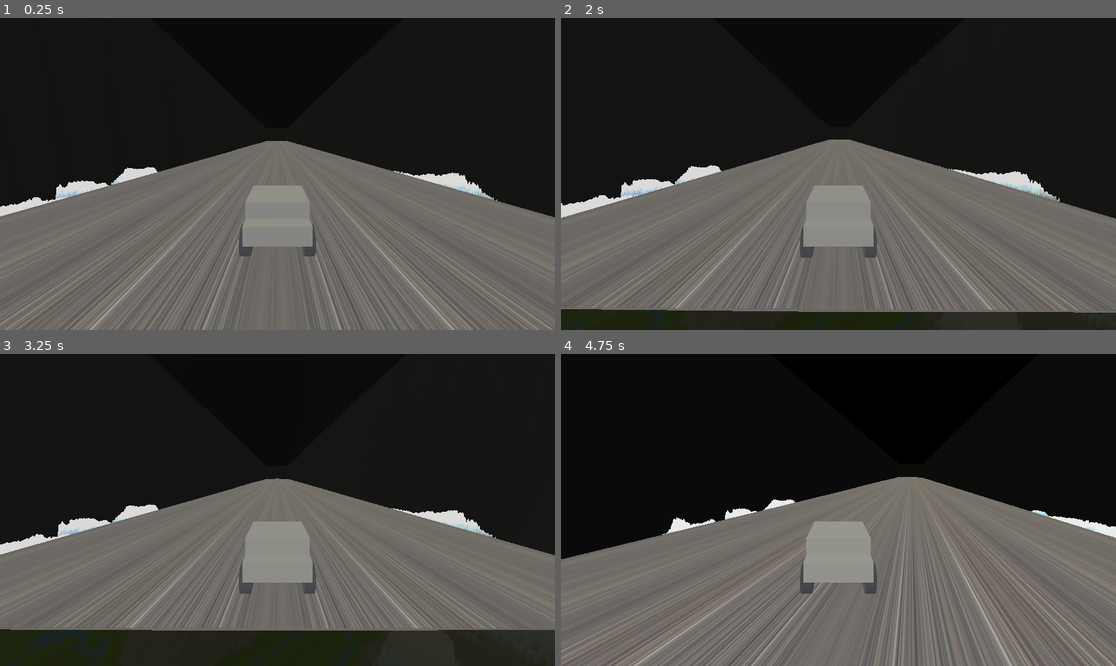
Above: before the commit, frames 1-4 (two rows, left to right).
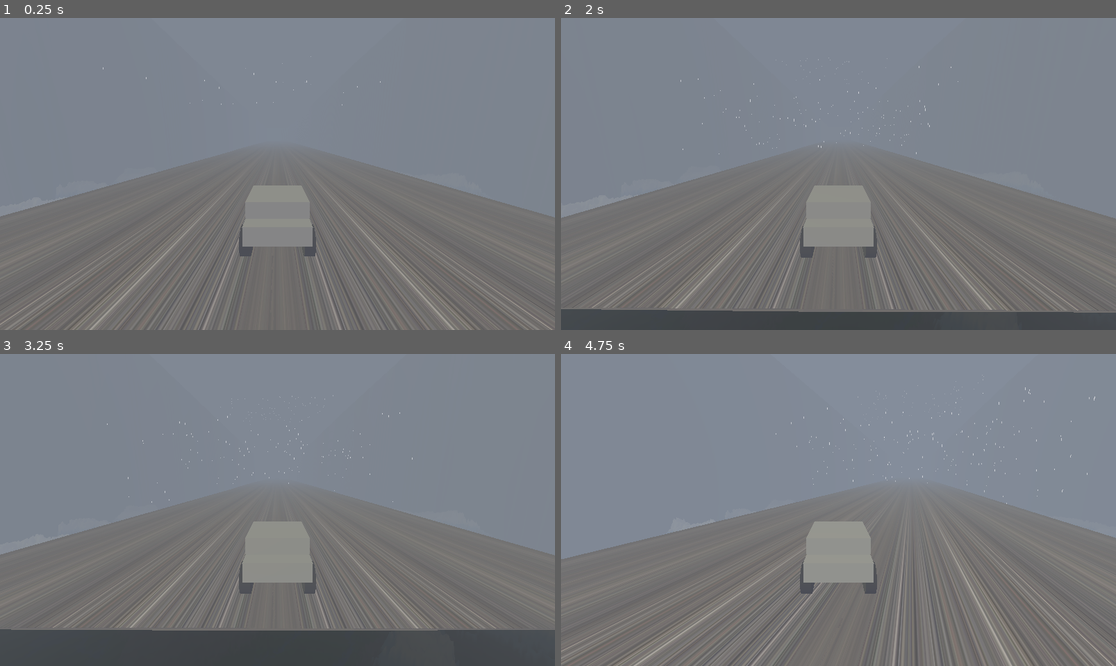
Above: after the commit, the same moments.

Repository: j7ysan/GodotTrackMap
Game: Godot game, scene res://scenes/world.tscn
The game is run twice, just before and just after one commit, with the same random seed, the same clock (stepped at 60 frames per second) and the same inputs.
Inputs (mouse positions are in pixels of both pictures, inside the frame that each line leads up to):
- Up to frame 1 (0.25 s): no input
- Up to frame 2 (2 s): tap Enter (ui_accept) at 0.5, 0.77, 1.52 s; move the mouse to (960, 158) at 0.52 s; hold D (right) 0.53-1.28 s; click (960, 158) at 0.67 s; move the mouse to (727, 189) at 1.27 s; hold S (down) from 1.28 s (still down)
- Up to frame 3 (3.25 s): move the mouse to (333, 441) at 2.02 s; release S (down) at 2.03 s; hold D (right) 2.03-2.78 s; move the mouse to (249, 572) at 2.77 s; hold W (up) from 2.78 s (still down); click (249, 572) at 2.92 s; tap Enter (ui_accept) at 3.02 s
- Up to frame 4 (4.75 s): move the mouse to (1005, 556) at 3.52 s; release W (up) at 3.53 s; hold A (left) from 3.53 s (still down); tap Enter (ui_accept) at 3.77, 4.52 s; move the mouse to (672, 463) at 4.27 s

The runs differ from the first frame. In frame 1, 52% of the frame differs, in the area x 0-100%, y 0-64%; in frame 2, 58%; in frame 3, 64%, in the area x 0-100%, y 0-100%; in frame 4, 52%.

Commit message:
added rain particles
Used GPUParticles3D and GPUParticlesCollisionBox3D

Diff:
--- a/scenes/world.tscn
+++ b/scenes/world.tscn
@@ -44,6 +44,7 @@
 sdfgi_use_occlusion = true
 glow_intensity = 6.39
 glow_hdr_threshold = 0.0
+fog_enabled = true
 
 [sub_resource type="PlaneMesh" id="PlaneMesh_fj7yv"]
 
@@ -86,6 +87,33 @@
 [sub_resource type="BoxShape3D" id="BoxShape3D_71j4m"]
 size = Vector3(1, 27.218872, 390.89642)
 
+[sub_resource type="ParticleProcessMaterial" id="ParticleProcessMaterial_k0juu"]
+emission_shape = 3
+emission_box_extents = Vector3(50, 0.5, 100)
+direction = Vector3(0, -1, 0)
+spread = 5.0
+initial_velocity_min = 5.0
+initial_velocity_max = 5.0
+collision_mode = 1
+collision_friction = 0.0
+collision_bounce = 0.0
+
+[sub_resource type="Curve" id="Curve_71j4m"]
+_limits = [0.0, 0.1, 0.0, 1.0]
+_data = [Vector2(0, 0), 0.0, 0.0, 0, 0, Vector2(1e-05, 0.1), 0.3624392, 0.3624392, 0, 0, Vector2(1, 0), 0.0, 0.0, 0, 0]
+point_count = 3
+
+[sub_resource type="StandardMaterial3D" id="StandardMaterial3D_qfnet"]
+transparency = 1
+cull_mode = 2
+shading_mode = 0
+vertex_color_use_as_albedo = true
+use_particle_trails = true
+
+[sub_resource type="RibbonTrailMesh" id="RibbonTrailMesh_i7141"]
+material = SubResource("StandardMaterial3D_qfnet")
+curve = SubResource("Curve_71j4m")
+
 [node name="World" type="Node3D"]
 script = ExtResource("1_f3sb7")
 
@@ -97,6 +125,10 @@
 
 [node name="MeshInstance3D" type="MeshInstance3D" parent="."]
 material_overlay = SubResource("StandardMaterial3D_fj7yv")
+
+[node name="GPUParticlesCollisionBox3D" type="GPUParticlesCollisionBox3D" parent="MeshInstance3D"]
+transform = Transform3D(1, 0, 0, 0, 1, 0, 0, 0, 1, 244.31209, 71.43969, 282.23148)
+size = Vector3(200, 200, 200)
 
 [node name="Marker3D" type="Marker3D" parent="."]
 transform = Transform3D(0.52398586, 0.85172695, 0, -0.85172695, 0.52398586, 0, 0, 0, 1, 0, 0, 0)
@@ -200,3 +232,14 @@
 [node name="CollisionShape3D4" type="CollisionShape3D" parent="StaticBody3D2"]
 transform = Transform3D(-0.007155759, 0, 0.99997437, 0, 1, 0, -0.99997437, 0, -0.007155759, 203.47473, 48.121292, 57.4462)
 shape = SubResource("BoxShape3D_71j4m")
+
+[node name="GPUParticles3D" type="GPUParticles3D" parent="."]
+transform = Transform3D(1, 0, 0, 0, 1, 0, 0, 0, 1, 254.21518, 130.97226, 216.7403)
+amount = 1000
+lifetime = 3.0
+randomness = 0.87
+visibility_aabb = AABB(-10, -20, -10, 20, 20, 20)
+trail_enabled = true
+trail_lifetime = 0.2
+process_material = SubResource("ParticleProcessMaterial_k0juu")
+draw_pass_1 = SubResource("RibbonTrailMesh_i7141")
Not shown: 1 places in scenes/world.tscn that only renumber resources
